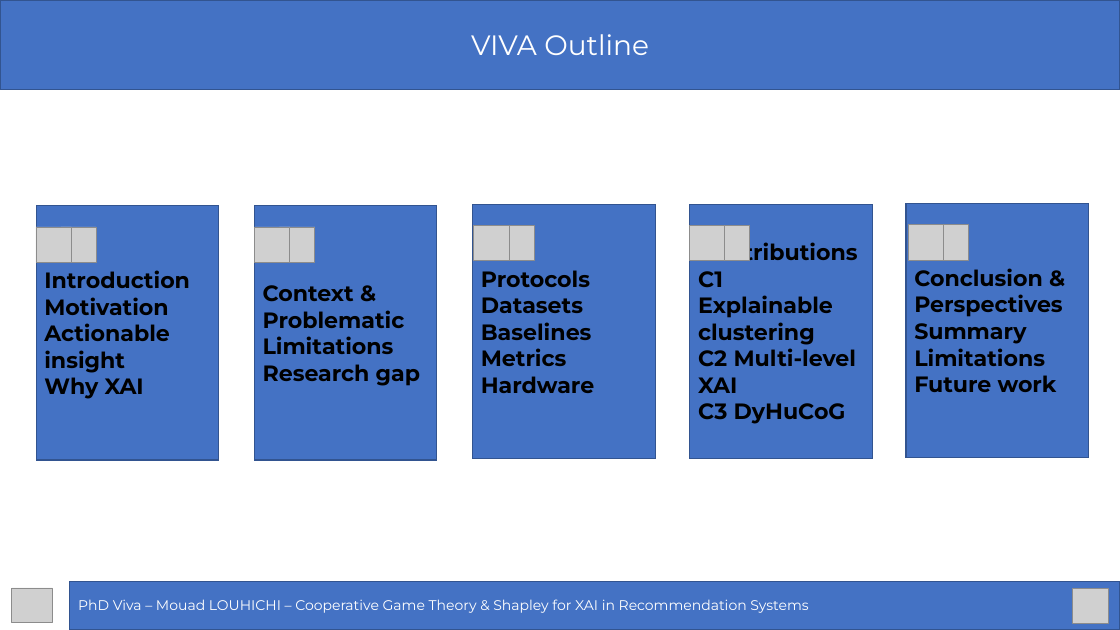
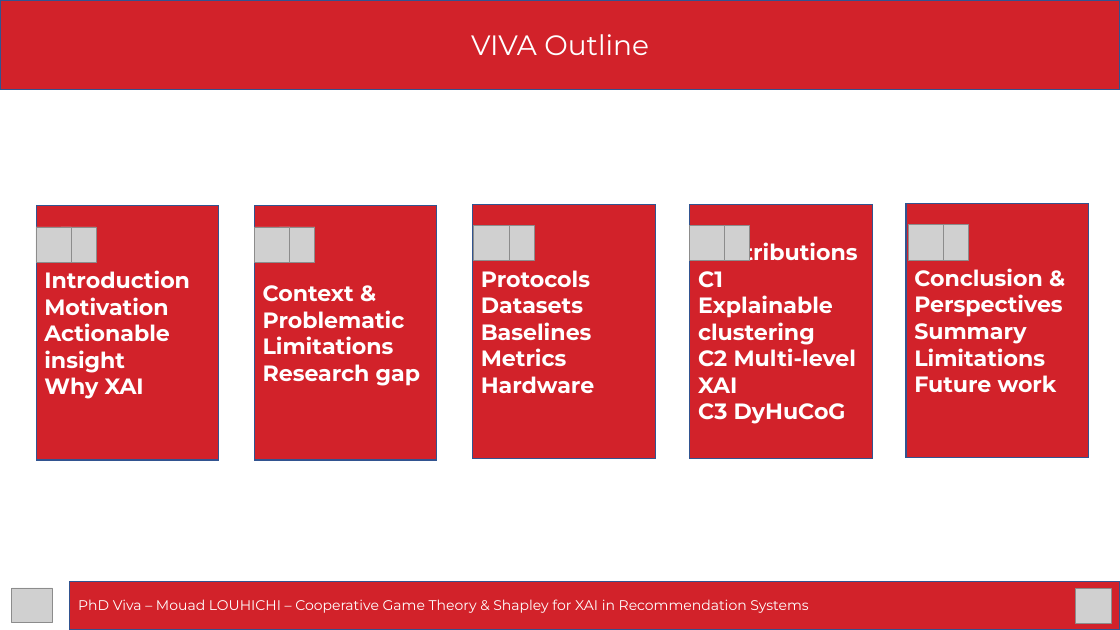
Before and after one commit to mouadlouhichi/phd-prep, a slide deck: slide 2 of viva/MOUAD_LOUHICHI_VIVA_40min.pptx. Drawn at 1120x630 pixels with LibreOffice and Linux fonts; fonts in the diff are those of the drawing; grey boxes stand for pictures. Boxes give left, top, right and bottom in pixels: in the first picture for what was removed or moved away, otherwise in the second. Text is boxed around its words. In the diff, an @@ line names an element or a change of style, - is before the commit and + after.

```diff
--- a/viva/MOUAD_LOUHICHI_VIVA_40min.pptx
+++ b/viva/MOUAD_LOUHICHI_VIVA_40min.pptx
@@ rectangle "VIVA Outline" at bbox=[0, 0, 1120, 89]: fill #4472C4 to #D2222A @@
@@ text colour #000000 to #FFFFFF; fill #4472C4 to #D2222A in 5 elements at bbox=[907, 203, 1089, 458], bbox=[690, 204, 872, 459], bbox=[473, 204, 655, 459], bbox=[255, 206, 437, 460], bbox=[36, 206, 218, 460] @@
@@ rectangle "PhD Viva – Mouad LOUHICHI ..." at bbox=[70, 581, 1120, 629]: fill #4472C4 to #D2222A @@
@@ picture: place and size @@
-picture at bbox=[1073, 588, 1108, 623]
+picture at bbox=[1076, 588, 1112, 623]
```
Also in this commit, not shown: 58 other slides changed, 1 other file.
